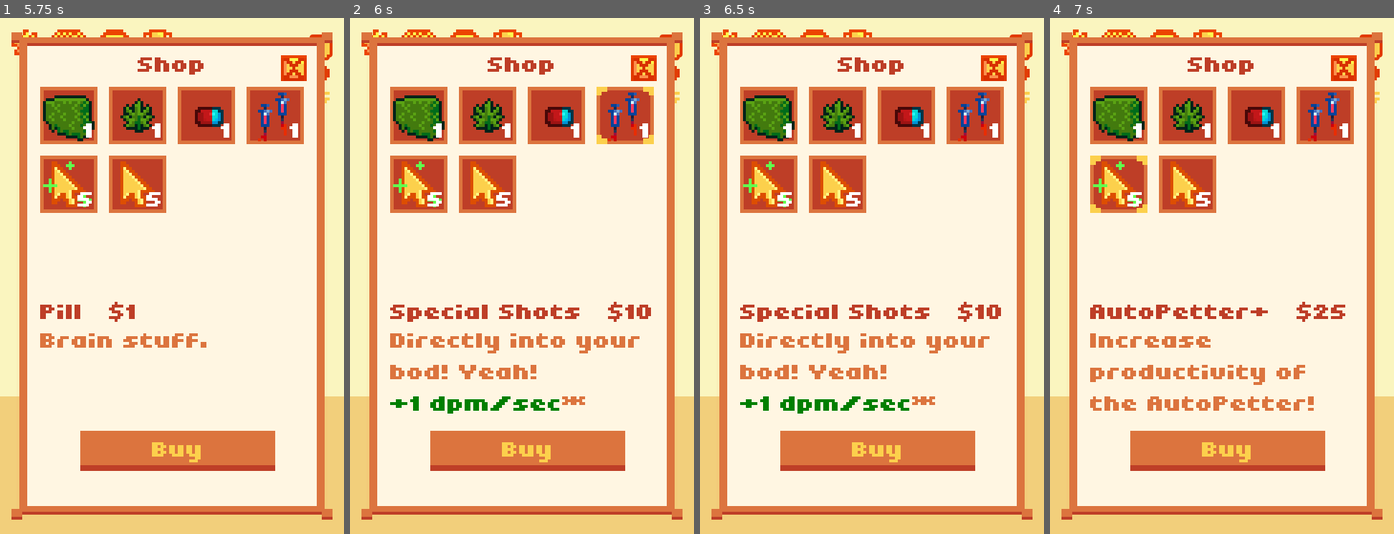
Above: before the commit, frames 1-4 (left to right).
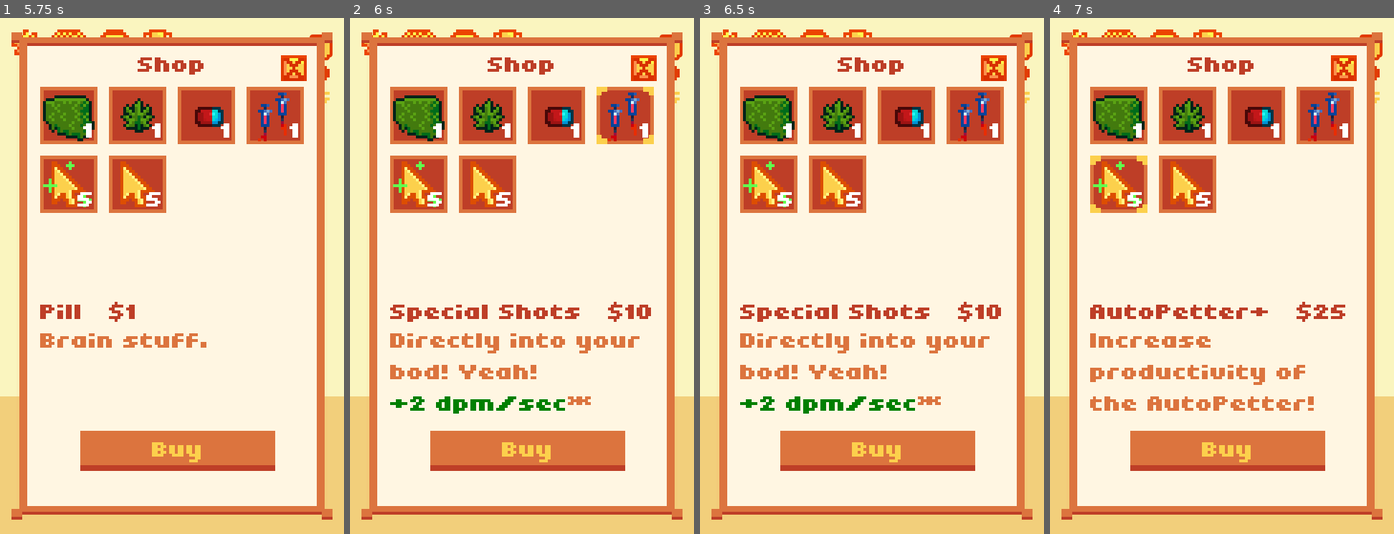
Above: after the commit, the same moments.

Repository: QueenChristina/cat-addiction
Game: Godot game, scene res://src/scenes/World.tscn
Same seed, same stepped clock (60 frames per second), same inputs: the game is played once before the commit and once after it.
Inputs (mouse positions are in pixels of both pictures, inside the frame that each line leads up to):
- Up to frame 1 (5.75 s): click (68, 43) at 0.5 s; click (113, 43) at 1.25 s; click (158, 43) at 2 s; click (68, 43) at 2.75 s; click "1" at 3.5 s; click "1" at 4.25 s; click "1" at 5 s
- Up to frame 2 (6 s): click "1" at 5.75 s
- Up to frame 3 (6.5 s): no input
- Up to frame 4 (7 s): click "5" at 6.5 s

Frame 1 is identical in both runs. In frame 2, 0.7% of the frame differs, in the area x 17-70%, y 73-77%; in frame 3, 0.7%; in frame 4, nothing differs.

Commit message:
Visual warning of unequipping effects, money comes from point of click (not cursor)

Diff:
--- a/data/items.json
+++ b/data/items.json
@@ -135,9 +135,9 @@
     "shots" : {
         "name": "Special Shots",
         "price" : 10,
-        "description" : "Directly into your bod! Yeah! [color=green]\n+1 dpm/sec[/color]*",
-        "type" : "body",
-        "dpm_per_sec" : 1,
+        "description" : "Directly into your bod! Yeah!",
+        "type" : "body",
+        "dpm_per_sec" : 2,
         "withdrawal" : 1,
     },
 
--- a/src/items/InBag.tscn
+++ b/src/items/InBag.tscn
@@ -105,6 +105,18 @@
 VScrollBar/styles/scroll = SubResource( 9 )
 VScrollBar/styles/scroll_focus = null
 
+[sub_resource type="StyleBoxFlat" id=16]
+content_margin_left = 4.0
+content_margin_right = 4.0
+content_margin_top = 2.0
+content_margin_bottom = 2.0
+bg_color = Color( 0.866667, 0.458824, 0.247059, 1 )
+border_width_bottom = 2
+border_color = Color( 0.74902, 0.247059, 0.156863, 1 )
+corner_radius_bottom_right = 2
+corner_radius_bottom_left = 2
+anti_aliasing = false
+
 [sub_resource type="StyleBoxEmpty" id=12]
 
 [sub_resource type="StyleBoxEmpty" id=13]
@@ -157,20 +169,6 @@
 [node name="GridContainer" type="GridContainer" parent="ScrollContainer"]
 custom_constants/hseparation = 3
 columns = 4
-__meta__ = {
-"_edit_use_anchors_": false
-}
-
-[node name="UseButton" type="Button" parent="."]
-anchor_top = 1.0
-anchor_right = 1.0
-anchor_bottom = 1.0
-margin_left = 8.0
-margin_top = -21.0
-margin_right = -8.0
-margin_bottom = -8.0
-theme = ExtResource( 3 )
-text = "Use:)"
 __meta__ = {
 "_edit_use_anchors_": false
 }
@@ -197,6 +195,39 @@
 "_edit_use_anchors_": false
 }
 
+[node name="UseButton" type="Button" parent="."]
+anchor_top = 1.0
+anchor_right = 1.0
+anchor_bottom = 1.0
+margin_left = 8.0
+margin_top = -21.0
+margin_right = -8.0
+margin_bottom = -8.0
+theme = ExtResource( 3 )
+text = "Use:)"
+__meta__ = {
+"_edit_use_anchors_": false
+}
+
+[node name="Warning" type="PanelContainer" parent="UseButton"]
+visible = false
+margin_top = 15.0
+margin_right = 95.0
+margin_bottom = 70.0
+custom_styles/panel = SubResource( 16 )
+__meta__ = {
+"_edit_use_anchors_": false
+}
+
+[node name="RichTextLabel" type="RichTextLabel" parent="UseButton/Warning"]
+margin_left = 4.0
+margin_top = 2.0
+margin_right = 91.0
+margin_bottom = 53.0
+bbcode_enabled = true
+bbcode_text = "*Warning: unequipping may cause side effects."
+text = "*Warning: unequipping may cause side effects."
+
 [node name="HideButton" type="Button" parent="."]
 visible = false
 margin_left = 1.0
@@ -221,5 +252,7 @@
 custom_styles/focus = SubResource( 14 )
 custom_styles/normal = SubResource( 15 )
 
+[connection signal="mouse_entered" from="UseButton" to="." method="_on_UseButton_mouse_entered"]
+[connection signal="mouse_exited" from="UseButton" to="." method="_on_UseButton_mouse_exited"]
 [connection signal="pressed" from="HideButton" to="." method="_on_HideButton_pressed"]
 [connection signal="pressed" from="HideButton2" to="." method="_on_HideButton_pressed"]
--- a/src/items/bag.gd
+++ b/src/items/bag.gd
@@ -10,6 +10,7 @@
 onready var item_display = preload("res://src/shop/ItemContainer.tscn")
 onready var button_use = $UseButton
 onready var description = $Description
+onready var warning = $UseButton/Warning
 
 # Called when the node enters the scene tree for the first time.
 func _ready():
@@ -55,7 +56,10 @@
 			button_use.text = "Equip"
 	# Item description
 	description.hide()
-	description.bbcode_text = "[center]" + Globals.items[item_id]["description"] + "[/center]"
+	var desc = Globals.items[item_id]["description"]
+	if Globals.items[item_id].has("dpm_per_sec"):
+		desc += "[color=green]\n+" + str(Globals.items[item_id]["dpm_per_sec"]) + " dpm/sec[/color]*"
+	description.bbcode_text = "[center]" +  desc + "[/center]"
 	description.show()
 
 func _on_Bag_icon_pressed(type):
@@ -73,10 +77,21 @@
 			# Swap with currently equipped item and add back to inventory
 			var old_equipped_id = Globals.equipped[selected_item.type]
 			emit_signal("equip", selected_item.id, selected_item.type)
+			# Show warning if applicable
+			if Globals.items[selected_item.id].has("dpm_per_sec"):
+				warning.show()
 		elif button_use.text == "Unequip":
 			button_use.text = "Equip"
+			warning.hide()
 			emit_signal("unequip", selected_item.type)
 
 ## Hacky workaround with UIs to hide when click off of bag
 #func _on_HideButton_pressed():
 #	self.hide()
+
+func _on_UseButton_mouse_entered():
+	if button_use.text == "Unequip" and Globals.items[selected_item.id].has("dpm_per_sec"):
+		warning.show()
+
+func _on_UseButton_mouse_exited():
+	warning.hide()
--- a/src/money/Money.gd
+++ b/src/money/Money.gd
@@ -27,17 +27,19 @@
 	switchType("coin")
 	if rand_range(0, 1) < chance_cash:
 		switchType("cash")
-	set_pos()
+#	set_pos()
 
-# Money should pop out from mouse cursor location and move down
-func set_pos():
+# Money should pop out from mouse cursor location and move down - depreciated
+# UPDATE: come from manually set position
+func set_pos(pos):
 	deltax = rand_range(0, 5)
 	stopy = rand_range(get_viewport().get_visible_rect().size.y - 30, get_viewport().get_visible_rect().size.y - 8)
 	a = rand_range(0.08, 1.5)
 	var OFFSET_X = int(rand_range(-12, 12))
 	OFFSET_Y += int(rand_range(0, 4))
 
-	self.global_position = get_viewport().get_mouse_position()
+#	self.global_position = get_viewport().get_mouse_position()
+	self.global_position = pos
 
 	if self.global_position.x > get_viewport().get_visible_rect().size.x / 2:
 		xdirection = 1
--- a/src/money/MoneyController.gd
+++ b/src/money/MoneyController.gd
@@ -14,10 +14,11 @@
 		audio_players.append(AudioStreamPlayer.new())
 		self.add_child(audio_players[i])
 
-func _on_spawn_money():
+func _on_spawn_money(pos):
 	var new_money = money.instance()
 	new_money.connect("play_sound", self, "_on_play_sound")
 	self.add_child(new_money)
+	new_money.set_pos(pos)
 
 func _on_play_sound(type, pitch):
 	audio_players[audio_player_index].set_pitch_scale(pitch)
--- a/src/player/Cat.gd
+++ b/src/player/Cat.gd
@@ -2,7 +2,7 @@
 
 signal woke_up
 signal end_tutorial
-signal spawn_money
+signal spawn_money(pos)
 
 export var chance_meow = 0.05
 
@@ -57,7 +57,7 @@
 	new_spark.position = event_pos
 	self.add_child(new_spark)
 	if rand_range(0, 1) < Globals.chance_get_money:
-		emit_signal("spawn_money")
+		emit_signal("spawn_money", event_pos + self.position) # Make position global for money to spawn at point of click
 	# Special cases
 	if Globals.score == 1 and sprite.animation == "sleep":
 		_change_state(States.IDLE)
--- a/src/shop/ShopPanel.gd
+++ b/src/shop/ShopPanel.gd
@@ -69,7 +69,12 @@
 	# Update item nametag, price, description
 	var price = "$" + str(item.price) if item.price >= 0 else ""
 	name_tag.bbcode_text = item.display_name + "   " + price
-	description.bbcode_text = item.description
+
+	var desc = item.description
+	if Globals.items[item_id].has("dpm_per_sec") and item.description != "Sold out.":
+		desc += "[color=green]\n+" + str(Globals.items[item_id]["dpm_per_sec"]) + " dpm/sec[/color]*"
+	description.bbcode_text = desc
+
 	# Disable button if can't afford item -- otherwise, enable and listen for presses
 	if item.price <= Globals.bank and item.price >= 0:
 		# Can afford
Not shown: 1 places in src/items/InBag.tscn that only renumber resources
